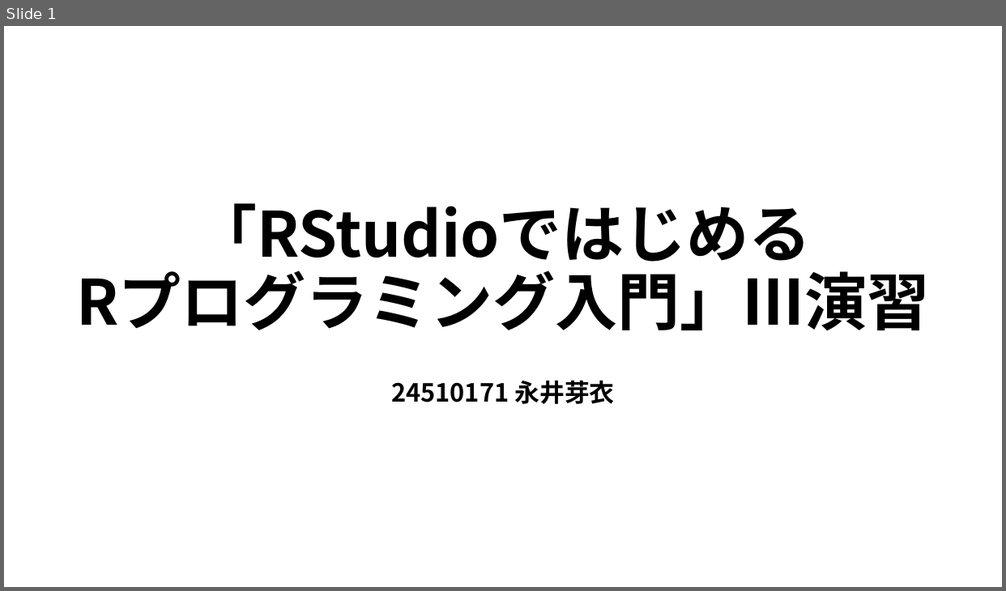
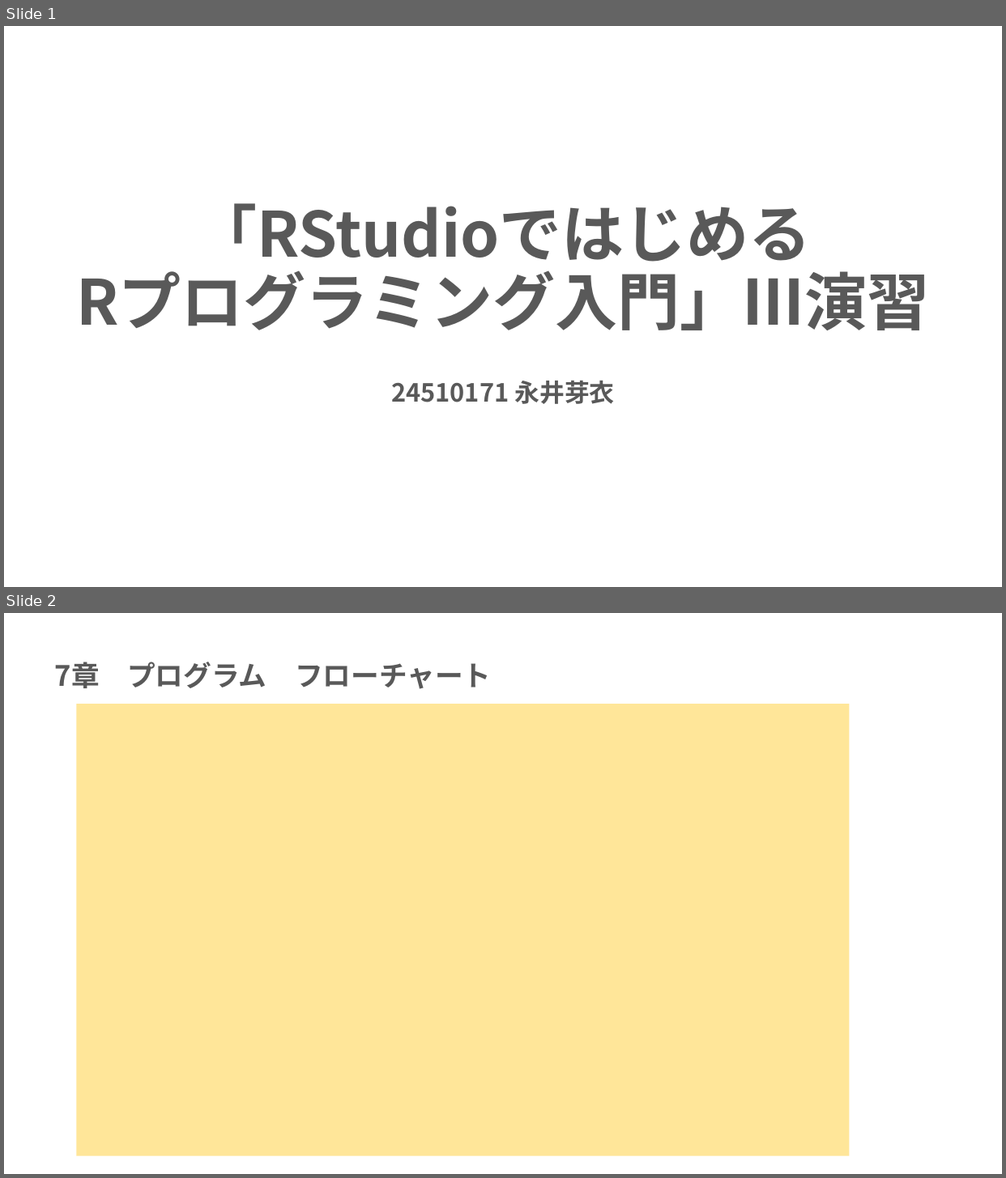
Before and after one commit to mei-517/r-practice-part3, a slide deck: 永井芽衣_Rpart3.pptx. Shown one above the other, each under a label of ours: slide 1 before the commit, slides 1 and 2 after it. The pictures are 1006x591 and 1006x1178 pixels, drawn with LibreOffice and Linux fonts; fonts in the diff are those of the drawing. Boxes give left, top, right and bottom in pixels: in the first picture for what was removed or moved away, otherwise in the second. Text is boxed around its words. In the diff, an @@ line names an element or a change of style, - is before the commit and + after.

```diff
--- a/永井芽衣_Rpart3.pptx
+++ b/永井芽衣_Rpart3.pptx
@@ slide 2 added at bbox=[4, 613, 1002, 1174], background #FFFFFF @@
@@ title added at bbox=[55, 662, 491, 689], 27 pt, text #595959, bold @@
+7章 プログラム フローチャート
@@ rectangle added at bbox=[77, 704, 849, 1157], fill #FFE699 @@
@@ slide 1 changed as well @@
@@ title "「RStudioではじめる Rプログラミング入門」Ⅲ演習" at bbox=[76, 203, 930, 331]: text colour #000000 to #595959 @@
@@ subtitle "24510171 永井芽衣" at bbox=[391, 381, 615, 404]: text colour #000000 to #595959 @@
```
Also in this commit, not shown: 1 other slide changed, 2 other slides added, 1 other file.
